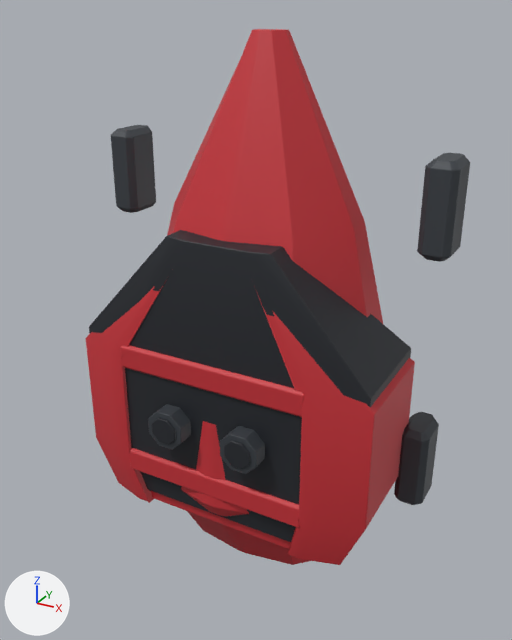
The FBX model Assets/Resources/ClamshellMeshes/CalfBack_Set04_Ripjaw.fbx: old version first, new version second.
Before and after are seen from a 50 mm camera at (0.425, -0.816, 0.388) aimed at (0.035, -0.108, 0.034). Every picture has the same lights, and +X, +Y and +Z are marked at lower left. The older version comes first. Where no turn or scale is listed for an object, it has been applied to the vertices.

The first picture shows 'CalfBack_Set04_Ripjaw'.
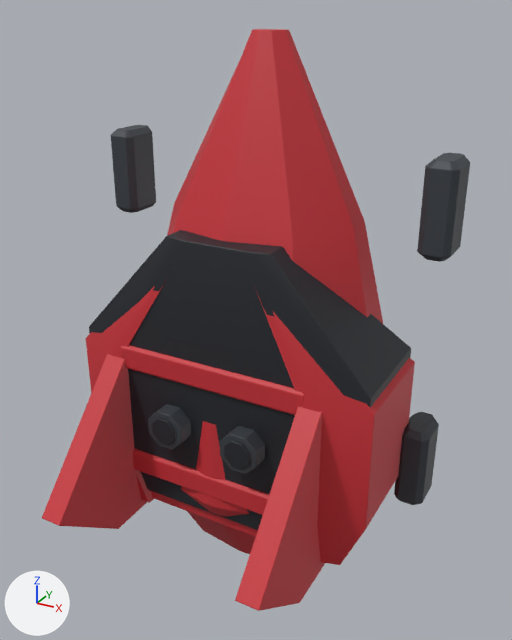
Changed parts and their boxes (x1, y1, x2, y2) in the pictures (512 x 640 px):
'CalfBack_Set04_Ripjaw', reshaped (11% wider, 9% taller)
    before: (86, 29, 470, 565)
    after: (42, 29, 470, 611)
part 1 of me_calfback_set04_ripjaw_001, added (red)
    after: (42, 353, 148, 529)
part 2 of me_calfback_set04_ripjaw_001, added (red)
    after: (235, 407, 325, 611)

The change, as a list of edits to the scene's bpy script:
```text
Change me_calfback_set04_ripjaw_001:
    used by ob_calfback_set04_ripjaw; location = (0.0, 0.0, 0.0)
    remove me_calfback_set04_ripjaw_001.from_pydata(...)  # 3656 vertices, 3536 faces; spans x -0.245..0.245, y -0.192..0.03, z -0.365..0.365
    add me_calfback_set04_ripjaw_001.from_pydata(...)  # 3808 vertices, 3684 faces; spans x -0.245..0.245, y -0.319..0.03, z -0.365..0.365
    me_calfback_set04_ripjaw_001 part 1: a new loose piece of 76 vertices spanning x -0.155..-0.125, y -0.319..-0.11, z -0.277..0.015, in mat_shell (red #c83038)
    me_calfback_set04_ripjaw_001 part 2: a new loose piece of 76 vertices spanning x 0.125..0.155, y -0.319..-0.11, z -0.277..0.015, in mat_shell (red #c83038)
```
